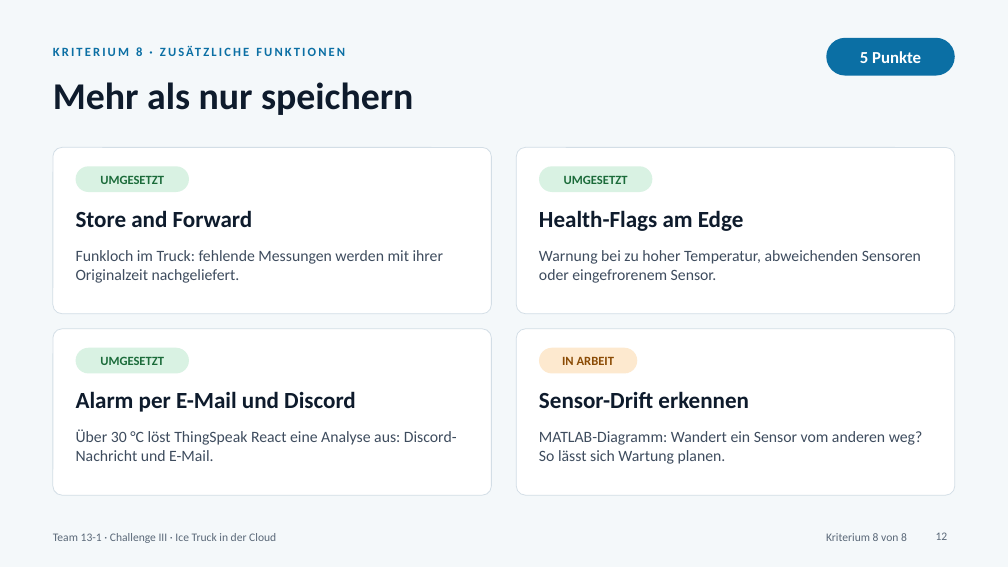
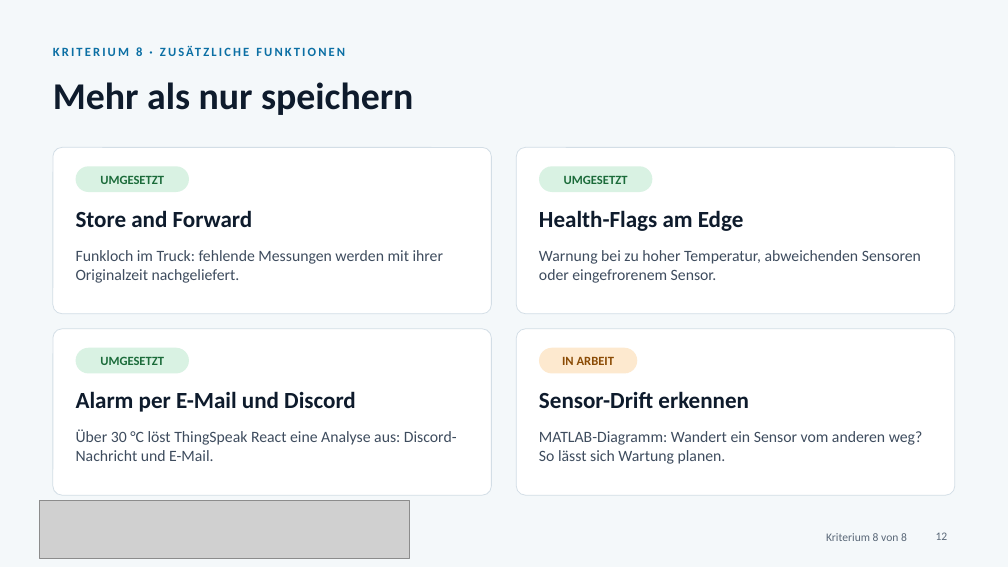
Before and after one commit to 47Felix/RasberryPI-Team-13, a slide deck: slide 12 of Challenge-III-Ice-Truck-Cloud/Praesentation/ice-truck-in-der-cloud.pptx. Drawn at 1008x567 pixels with LibreOffice and Linux fonts; fonts in the diff are those of the drawing; grey boxes stand for pictures. Boxes give left, top, right and bottom in pixels: in the first picture for what was removed or moved away, otherwise in the second. Text is boxed around its words. In the diff, an @@ line names an element or a change of style, - is before the commit and + after.

```diff
--- a/Challenge-III-Ice-Truck-Cloud/Praesentation/ice-truck-in-der-cloud.pptx
+++ b/Challenge-III-Ice-Truck-Cloud/Praesentation/ice-truck-in-der-cloud.pptx
@@ rounded rectangle removed at <box>827,38,955,76</box> @@
-5 Punkte
@@ picture added at <box>40,501,410,558</box> @@
@@ text removed at <box>53,533,276,543</box> @@
-Team 13-1 · Challenge III · Ice Truck in der Cloud
```
Also in this commit, not shown: 12 other slides changed.
